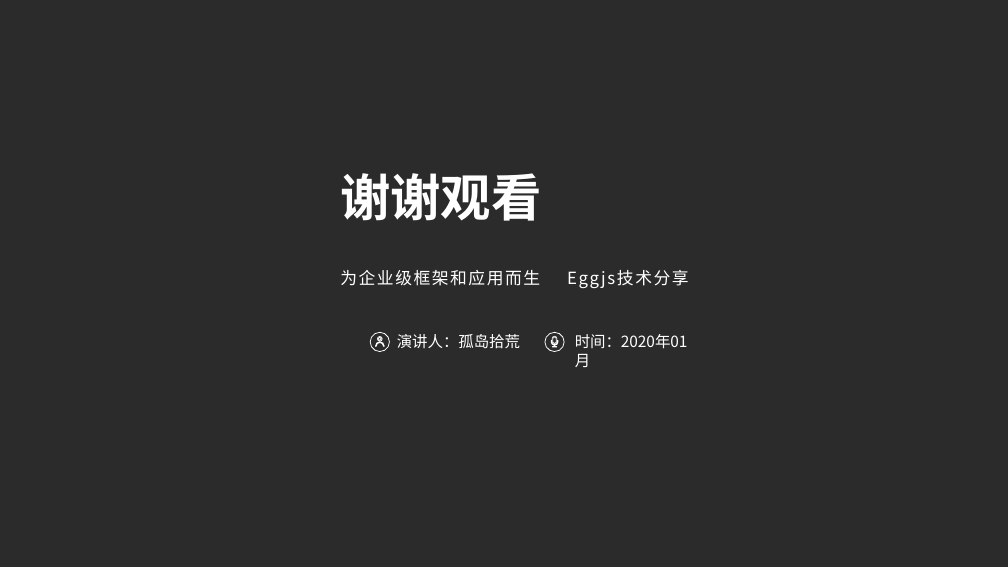
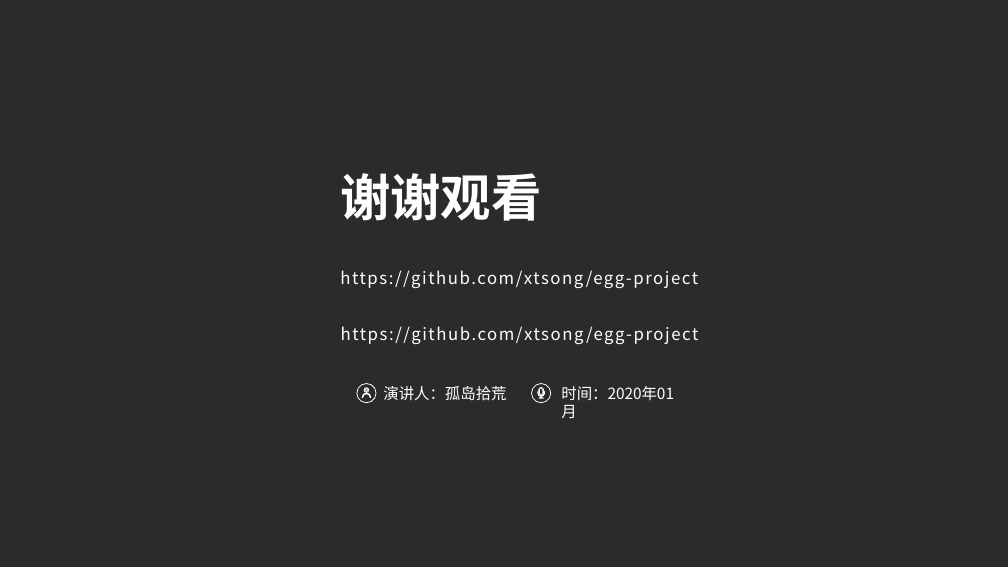
Before and after one commit to xtsong/egg-project, a slide deck: slide 23 of doc/探索Eggjs之路.pptx. Drawn at 1008x567 pixels with LibreOffice and Linux fonts; fonts in the diff are those of the drawing; background and template pictures are left out; a plain dark background stands for a picture behind light text. Boxes give left, top, right and bottom in pixels: in the first picture for what was removed or moved away, otherwise in the second. Text is boxed around its words. In the diff, an @@ line names an element or a change of style, - is before the commit and + after.

Commit message:
ppt commit

```diff
--- a/doc/探索Eggjs之路.pptx
+++ b/doc/探索Eggjs之路.pptx
@@ text at (x1=340, y1=270, x2=698, y2=288): text changed @@
-为企业级框架和应用而生 Eggjs技术分享
+https://github.com/xtsong/egg-project
@@ text added at (x1=341, y1=326, x2=698, y2=344), 16 pt, text #FFFFFF @@
+https://github.com/xtsong/egg-project
@@ 4 freeform shapes, 2 texts, 2 ellipses moved together from (x1=371, y1=333, x2=688, y2=352) to (x1=357, y1=383, x2=674, y2=402) @@
```
